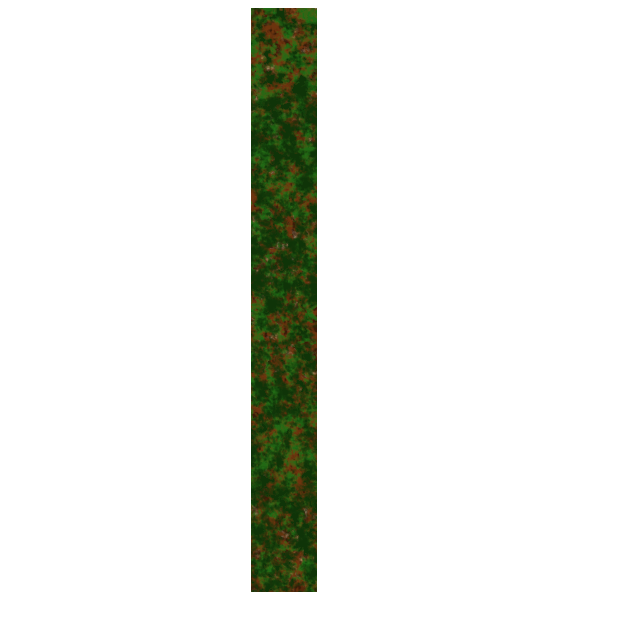
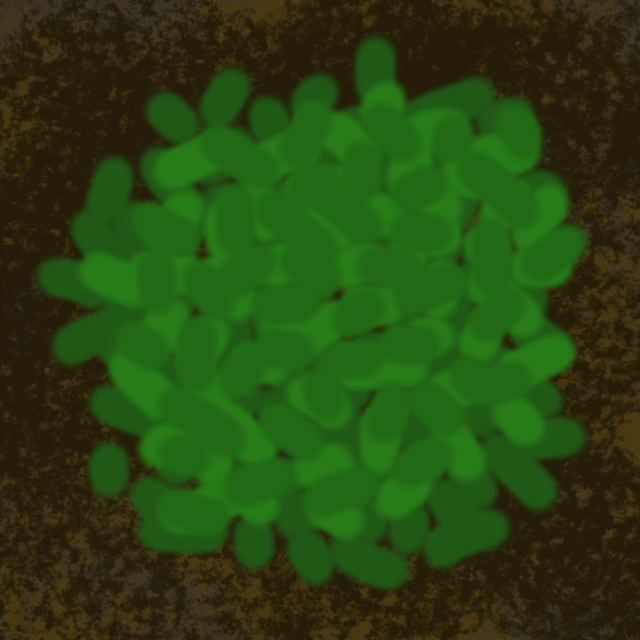
Two versions of the same layered image (640 × 640). Layer-by-layer changes:
renamed "Stock #4" to "Wall Test", hid it over <box>251,8,317,592</box>
added group "Leaves" with 3 layers above "Trunk" over <box>30,29,594,595</box>
renamed "Stock #1" to "Leaves Top", showed it, moved it into group "Leaves" over <box>108,92,594,542</box>
renamed "Stock" to "Leaves Middle", showed it, moved it into group "Leaves" over <box>72,74,582,547</box>
renamed "Background" to "Leaves Bottom", showed it, moved it into group "Leaves" over <box>30,29,593,595</box>
renamed "Stock #2" to "Trunk", showed it, moved it above "Dirt" over <box>239,244,410,401</box>
renamed "Stock #3" to "Dirt", showed it over <box>0,0,640,640</box>
